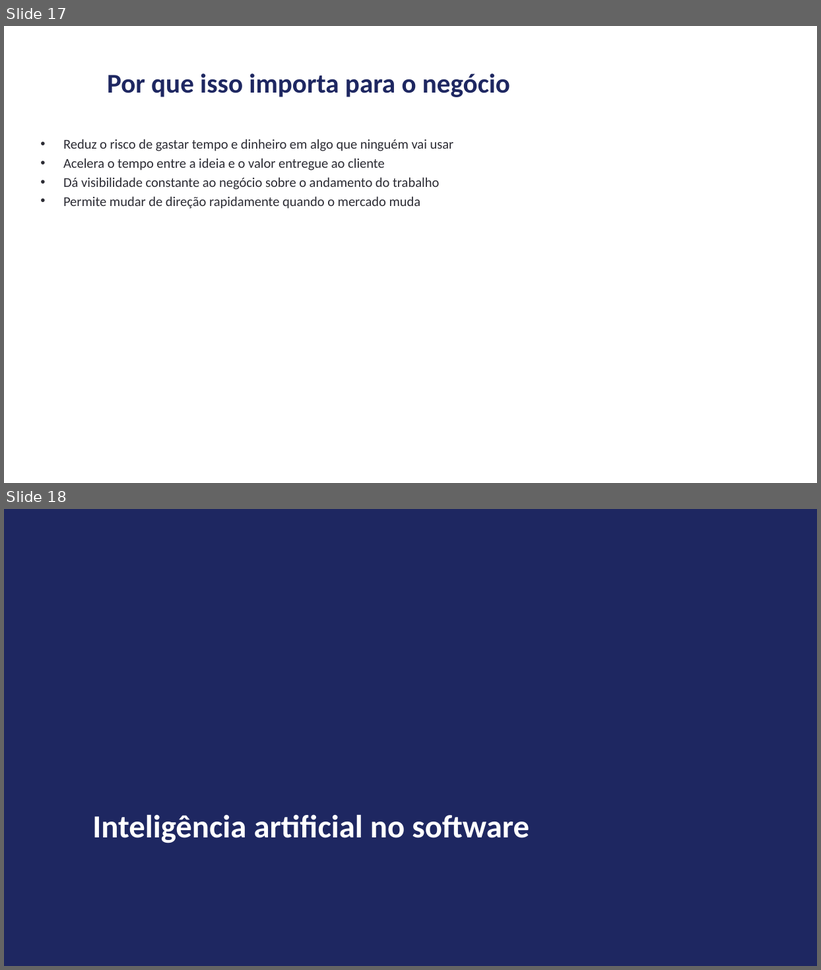
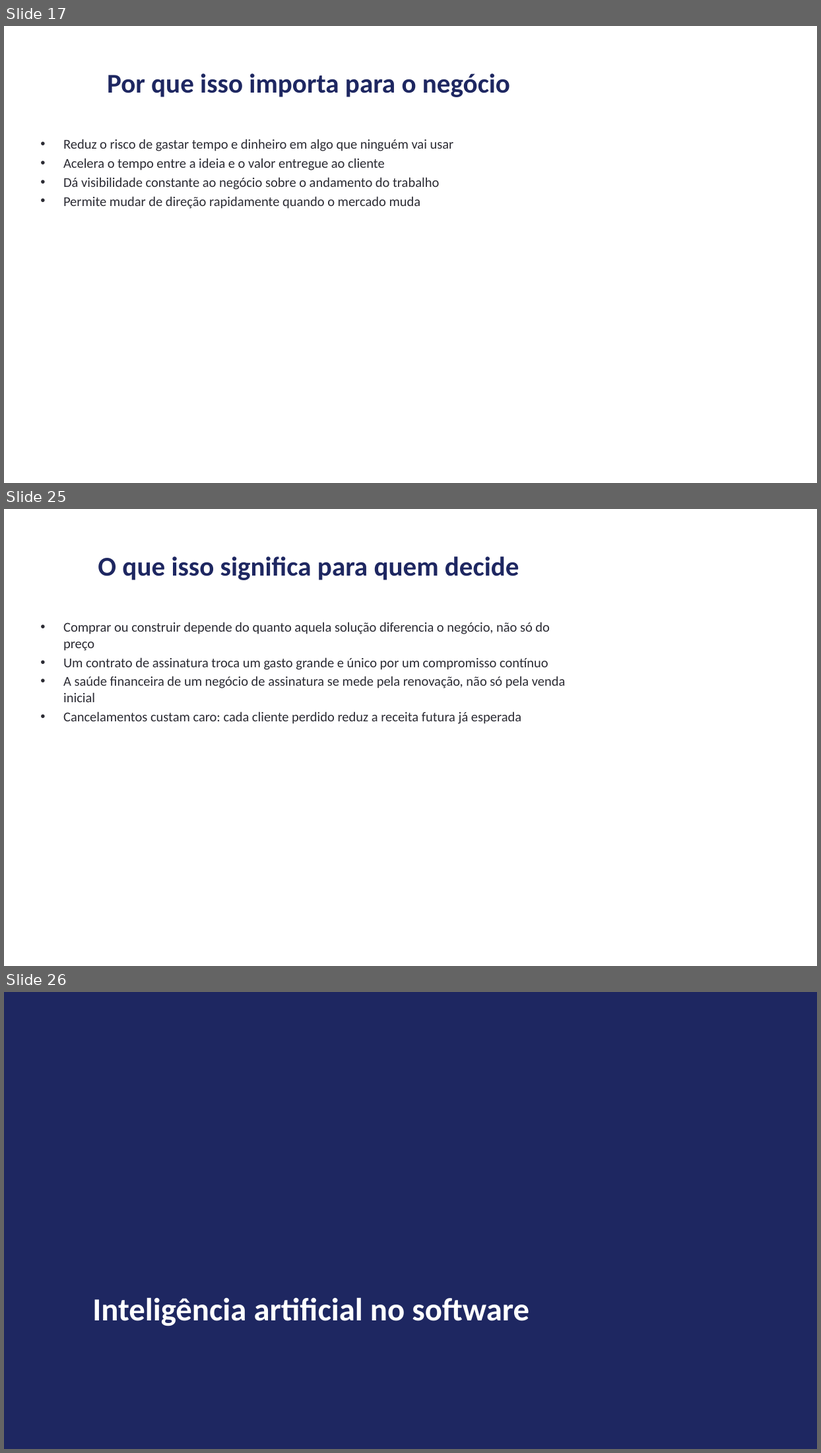
Before and after one commit to andrevberaldo/software-engineering, a slide deck: presentation/apresentacao.pptx. Shown one above the other, each under a label of ours: slides 17 and 18 before the commit, slides 17, 25 and 26 after it; the slides between them are not shown. The pictures are 821x970 and 821x1453 pixels, drawn with LibreOffice and Linux fonts; fonts in the diff are those of the drawing. Boxes give left, top, right and bottom in pixels: in the first picture for what was removed or moved away, otherwise in the second. Text is boxed around its words. In the diff, an @@ line names an element or a change of style, - is before the commit and + after.

```diff
--- a/presentation/apresentacao.pptx
+++ b/presentation/apresentacao.pptx
@@ slide 25 added at [4,509,817,966], background #FFFFFF @@
@@ title added at [98,557,519,580], 32 pt, text #1E2761, bold @@
+O que isso significa para quem decide
@@ text added at [63,622,566,724], 16 pt, text #2B2B33 @@
+• Comprar ou construir depende do quanto aquela solução diferencia o negócio, não só do preço
+• Um contrato de assinatura troca um gasto grande e único por um compromisso contínuo
+• A saúde financeira de um negócio de assinatura se mede pela renovação, não só pela venda inicial
+• Cancelamentos custam caro: cada cliente perdido reduz a receita futura já esperada
@@ what was slide 18 is now slide 26 @@
```
Also in this commit, not shown: 1 slide changed, 7 other slides added, 5 other files.
